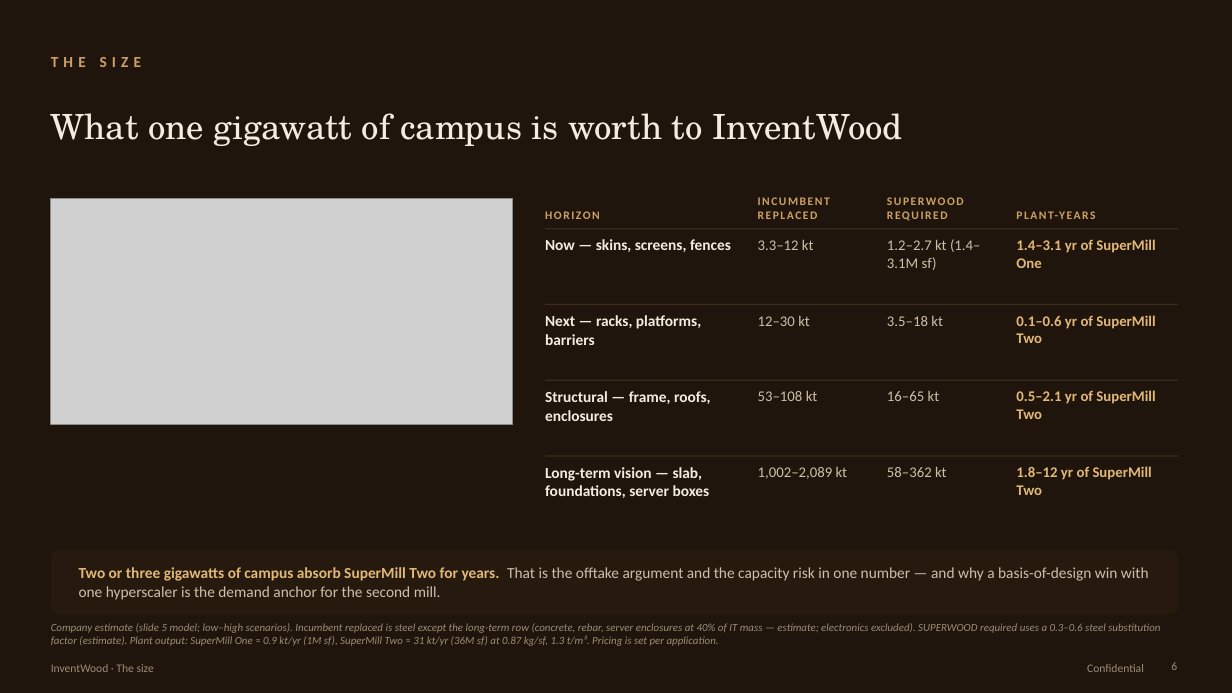
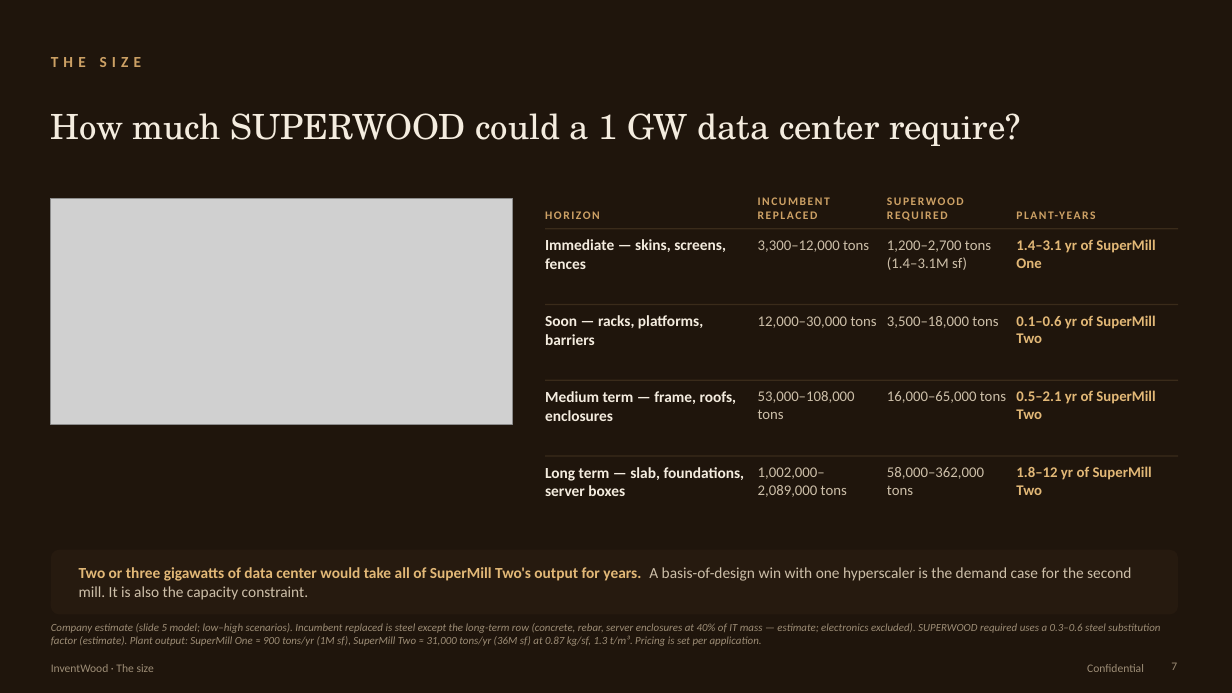
Before and after one commit to alau-hi/decks, a slide deck: slide 7 of superwood-datacenter-investor/SUPERWOOD-for-Data-Centers-Companion.pptx (slide 6 before the commit). Drawn at 1232x693 pixels with LibreOffice and Linux fonts; fonts in the diff are those of the drawing; grey boxes stand for pictures. Boxes give left, top, right and bottom in pixels: in the first picture for what was removed or moved away, otherwise in the second. Text is boxed around its words. In the diff, an @@ line names an element or a change of style, - is before the commit and + after.

```diff
--- a/superwood-datacenter-investor/SUPERWOOD-for-Data-Centers-Companion.pptx
+++ b/superwood-datacenter-investor/SUPERWOOD-for-Data-Centers-Companion.pptx
@@ text at [51,113,1021,146]: text changed @@
-What one gigawatt of campus is worth to InventWood
+How much SUPERWOOD could a 1 GW data center require?
@@ text at [545,239,726,269]: text changed @@
-Now — skins, screens, fences
+Immediate — skins, screens, fences
@@ text at [758,240,869,252]: text changed @@
-3.3–12 kt
+3,300–12,000 tons
@@ text at [887,240,991,270]: text changed @@
-1.2–2.7 kt (1.4–3.1M sf)
+1,200–2,700 tons (1.4–3.1M sf)
@@ text at [545,315,703,345]: text changed @@
-Next — racks, platforms, barriers
+Soon — racks, platforms, barriers
@@ text at [758,316,877,328]: text changed @@
-12–30 kt
+12,000–30,000 tons
@@ text at [887,316,998,328]: text changed @@
-3.5–18 kt
+3,500–18,000 tons
@@ text at [545,391,737,421]: text changed @@
-Structural — frame, roofs, enclosures
+Medium term — frame, roofs, enclosures
@@ text at [758,391,855,419]: text changed @@
-53–108 kt
+53,000–108,000 tons
@@ text at [887,391,1006,403]: text changed @@
-16–65 kt
+16,000–65,000 tons
@@ text at [545,467,745,496]: text changed @@
-Long-term vision — slab, foundations, server boxes
+Long term — slab, foundations, server boxes
@@ text at [758,467,847,497]: text changed @@
-1,002–2,089 kt
+1,002,000–2,089,000 tons
@@ text at [887,467,984,495]: text changed @@
-58–362 kt
+58,000–362,000 tons
@@ text at [79,567,1131,600]: text changed @@
-Two or three gigawatts of campus absorb SuperMill Two for years. That is the offtake argument and the capacity risk in one number — and why a basis-of-design win with one hyperscaler is the demand anchor for the second mill.
+Two or three gigawatts of data center would take all of SuperMill Two's output for years. A basis-of-design win with one hyperscaler is the demand case for the second mill. It is also the capacity constraint.
@@ text at [51,623,1160,646]: text changed @@
-Company estimate (slide 5 model; low–high scenarios). Incumbent replaced is steel except the long-term row (concrete, rebar, server enclosures at 40% of IT mass — estimate; electronics excluded). SUPERWOOD required uses a 0.3–0.6 steel substitution factor (estimate). Plant output: SuperMill One ≈ 0.9 kt/yr (1M sf), SuperMill Two ≈ 31 kt/yr (36M sf) at 0.87 kg/sf, 1.3 t/m³. Pricing is set per application.
+Company estimate (slide 5 model; low–high scenarios). Incumbent replaced is steel except the long-term row (concrete, rebar, server enclosures at 40% of IT mass — estimate; electronics excluded). SUPERWOOD required uses a 0.3–0.6 steel substitution factor (estimate). Plant output: SuperMill One ≈ 900 tons/yr (1M sf), SuperMill Two ≈ 31,000 tons/yr (36M sf) at 0.87 kg/sf, 1.3 t/m³. Pricing is set per application.
@@ page number at [1171,662,1177,670]: text changed @@
-6
+7
```
Also in this commit, not shown: 17 other slides changed, 2 slides added, 3 slides removed, 13 other files.
